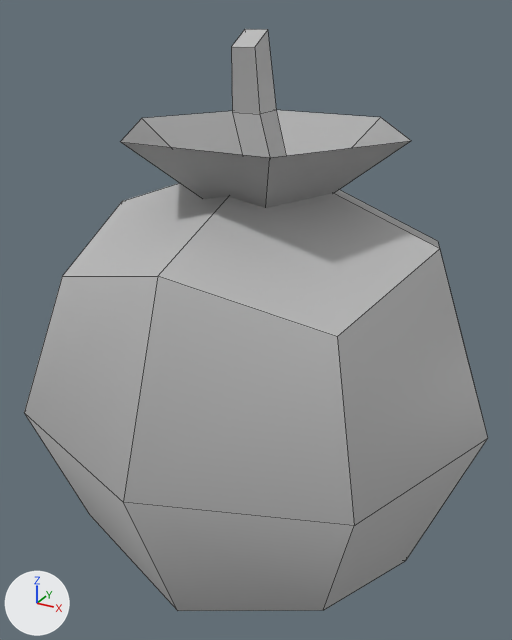
The FBX model Project/RogueLike-SmoothBrain/Assets/SampleSceneAssets/Art/Meshs/Merchant_Room/Props/Foods/Vegetables/MESH_Berry.fbx: old version first, new version second.
Both versions are drawn from a 50 mm camera at (0.000252, -0.000469, 0.000476) aimed at (-0.000007, 0.000001, 0.000241). The axes (+X, +Y, +Z) are drawn at lower left. The lights are the same throughout. Mesh edges are drawn as thin lines. Where no turn or scale is listed for an object, it has been applied to the vertices.

The first picture shows 'MESH_Berry'.
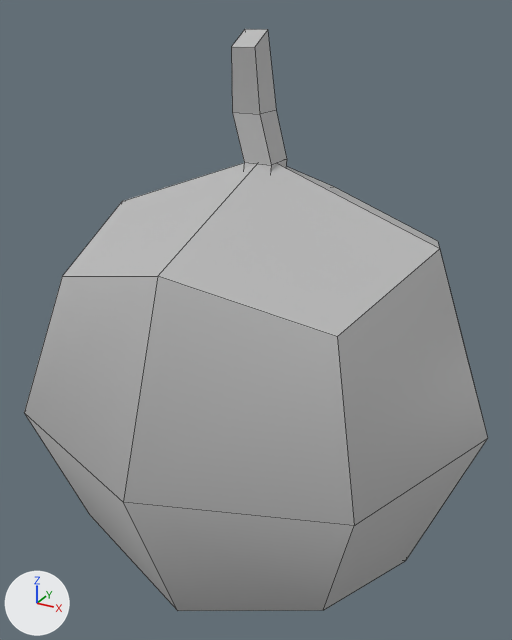
The change in detail:
me_mesh has 54 vertices, 43 faces and spans x -0.000187..0.000187, y -0.000187..0.000187, z 0.0..0.000462.
me_mesh is used by ob_mesh_berry; location (0.0, 0.0, 0.0).
me_mesh part 1: the loose piece of 12 vertices spanning x -0.000111..0.000111, y -0.000096..0.000096, z 0.000341..0.000395 is deleted.
me_mesh no longer uses material mat_standardsurface1 (grey #aaaaaa).

Location of each change, [x1, y1, x2, y2] in pixels of the pictures (512 x 640 px):
part 1 of me_mesh, deleted
    before: [121, 110, 411, 208]
